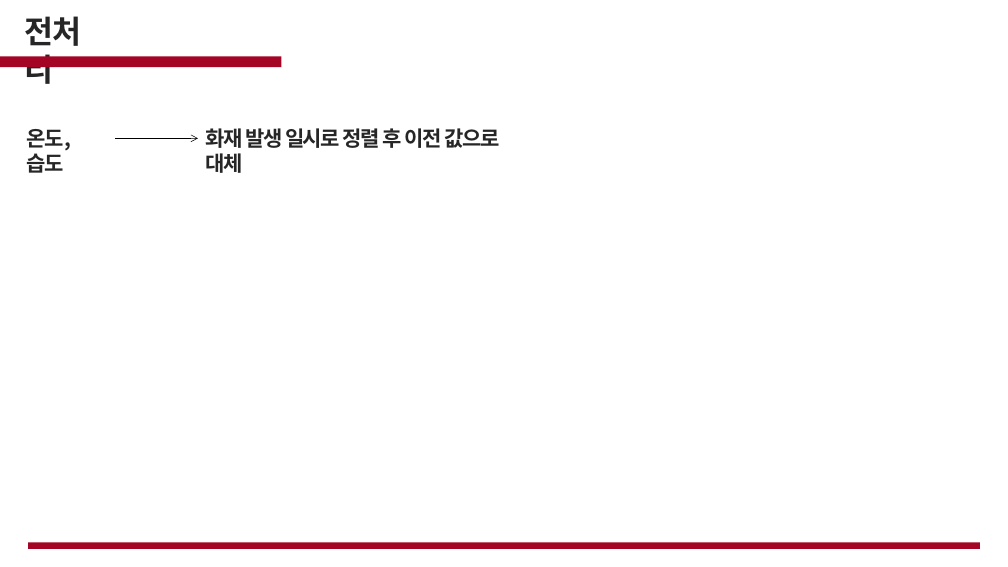
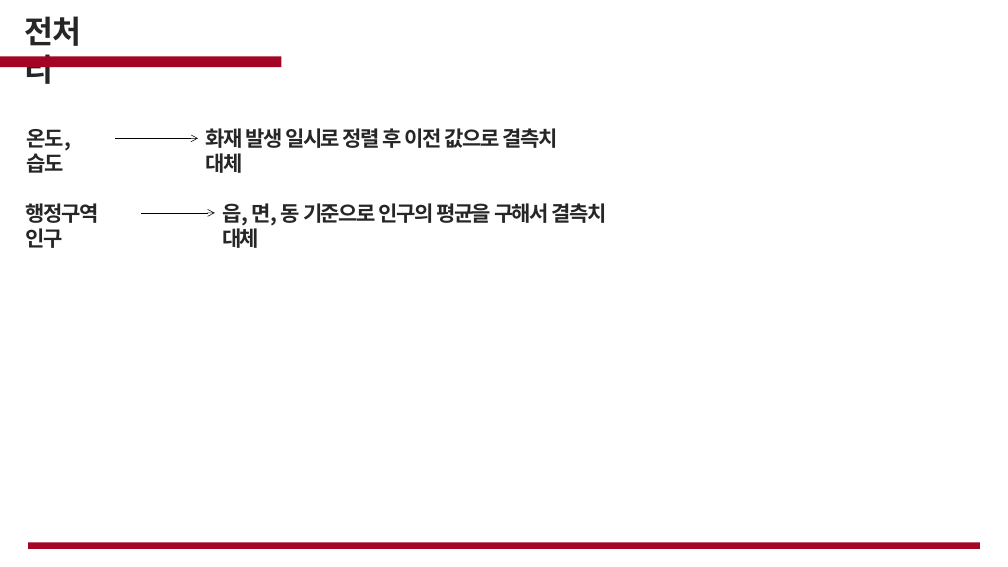
Before and after one commit to cjsgk106/fire-prediction-analysis, a slide deck: slide 14 of work/화재.pptx (slide 12 before the commit). Drawn at 1008x567 pixels with LibreOffice and Linux fonts; fonts in the diff are those of the drawing; background and template pictures are left out. Boxes give left, top, right and bottom in pixels: in the first picture for what was removed or moved away, otherwise in the second. Text is boxed around its words. In the diff, an @@ line names an element or a change of style, - is before the commit and + after.

```diff
--- a/work/화재.pptx
+++ b/work/화재.pptx
@@ text at (x1=205, y1=128, x2=558, y2=148): text changed @@
-화재 발생 일시로 정렬 후 이전 값으로 대체
+화재 발생 일시로 정렬 후 이전 값으로 결측치 대체
@@ text added at (x1=26, y1=203, x2=99, y2=248), 20 pt, text #262626, bold @@
+행정구역 인구
@@ text added at (x1=222, y1=203, x2=607, y2=225), 20 pt, text #262626, bold @@
+읍, 면, 동 기준으로 인구의 평균을 구해서 결측치 대체
@@ arrow added from (141, 213) to (215, 213), #000000 0.5 pt @@
```
Also in this commit, not shown: 6 other slides changed, 5 slides added.
